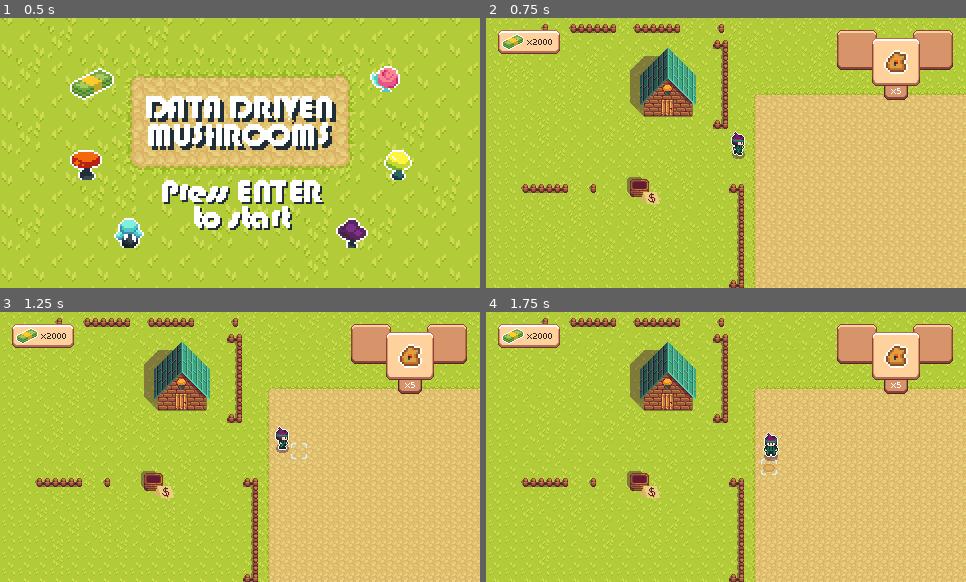
Above: before the commit, frames 1-4 (two rows, left to right).
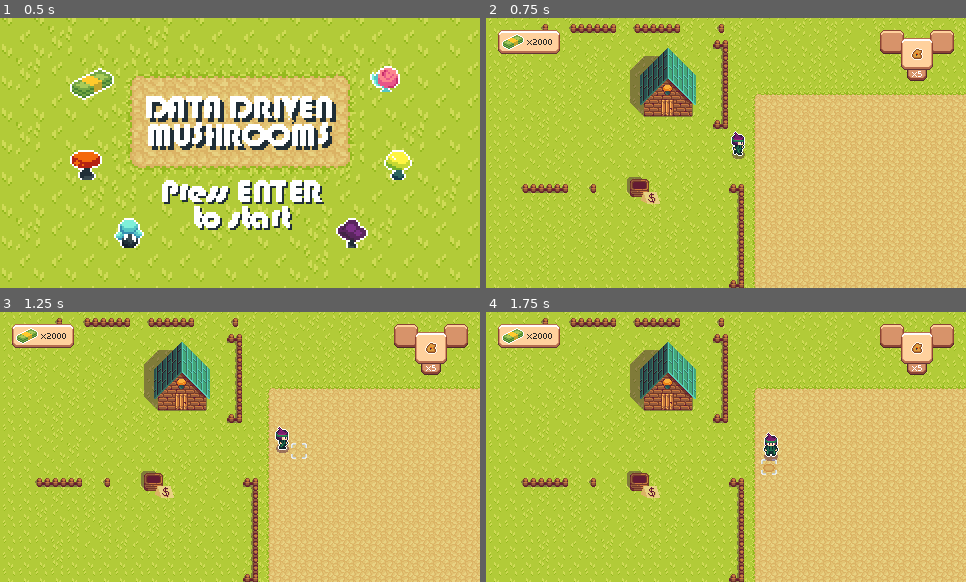
Above: after the commit, the same moments.

Repository: Jukaio/GGJ2024
Game: Godot game, scene res://scenes/main_menu.tscn
Two runs of this game, one before a commit and one after it. Both use one fixed random seed, a clock stepped at 60 frames per second and the inputs below.
Inputs:
- Up to frame 1 (0.5 s): no input
- Up to frame 2 (0.75 s): tap Enter (Start) at 0.5, 0.6 s; hold D (right) from 0.53 s (still down)
- Up to frame 3 (1.25 s): keep holding D (right)
- Up to frame 4 (1.75 s): release D (right) at 1.28 s; hold S (down) from 1.28 s (still down); tap Space (interact) at 1.35 s

Frame 1 is identical in both runs. In frame 2, 3.8% of the frame differs, in the area x 73-98%, y 4-31%; in frame 3, 3.8%; in frame 4, 3.8%.

Commit message:
Testing

Diff:
--- a/scenes/ui_canvas_layer.tscn
+++ b/scenes/ui_canvas_layer.tscn
@@ -166,9 +166,10 @@
 
 [node name="NinePatchRect" type="NinePatchRect" parent="AspectRatioContainer/VBoxContainer/Top Half/HBoxContainer/Top Right/MarginContainer/Panel"]
 layout_mode = 0
-offset_left = 45.0
-offset_right = 85.0
-offset_bottom = 40.0
+offset_left = 88.0
+offset_top = -0.00167847
+offset_right = 112.0
+offset_bottom = 23.9983
 texture = ExtResource("4_sucp4")
 region_rect = Rect2(9, 57, 30, 30)
 patch_margin_left = 4
@@ -177,8 +178,7 @@
 patch_margin_bottom = 4
 
 [node name="Sprite2D" type="Sprite2D" parent="AspectRatioContainer/VBoxContainer/Top Half/HBoxContainer/Top Right/MarginContainer/Panel/NinePatchRect" node_paths=PackedStringArray("counter_label")]
-position = Vector2(20, 20)
-scale = Vector2(2, 2)
+position = Vector2(12, 12)
 texture = ExtResource("5_pqwk4")
 hframes = 4
 vframes = 5
@@ -189,10 +189,10 @@
 [node name="Counter" type="NinePatchRect" parent="AspectRatioContainer/VBoxContainer/Top Half/HBoxContainer/Top Right/MarginContainer/Panel/NinePatchRect"]
 z_index = -1
 layout_mode = 0
-offset_left = 9.0
-offset_top = 30.0
-offset_right = 33.0
-offset_bottom = 54.0
+offset_left = 4.0
+offset_top = 20.0
+offset_right = 20.0
+offset_bottom = 36.0
 texture = ExtResource("4_4nijn")
 region_rect = Rect2(59, 107, 26, 28)
 patch_margin_left = 4
@@ -206,9 +206,8 @@
 anchor_right = 1.0
 anchor_bottom = 1.0
 offset_left = 3.0
-offset_top = 6.0
 offset_right = -1.0
-offset_bottom = -3.0
+offset_bottom = -4.0
 grow_horizontal = 2
 grow_vertical = 2
 theme_override_fonts/font = ExtResource("5_yrnwt")
@@ -219,9 +218,10 @@
 
 [node name="NinePatchRect3" type="NinePatchRect" parent="AspectRatioContainer/VBoxContainer/Top Half/HBoxContainer/Top Right/MarginContainer/Panel"]
 layout_mode = 0
-offset_left = 121.0
-offset_right = 161.0
-offset_bottom = 40.0
+offset_left = 138.0
+offset_top = -0.00167847
+offset_right = 162.0
+offset_bottom = 23.9983
 texture = ExtResource("4_sucp4")
 region_rect = Rect2(9, 57, 30, 30)
 patch_margin_left = 4
@@ -230,8 +230,7 @@
 patch_margin_bottom = 4
 
 [node name="Sprite2D" type="Sprite2D" parent="AspectRatioContainer/VBoxContainer/Top Half/HBoxContainer/Top Right/MarginContainer/Panel/NinePatchRect3" node_paths=PackedStringArray("counter_label")]
-position = Vector2(20, 20)
-scale = Vector2(2, 2)
+position = Vector2(12, 12)
 texture = ExtResource("5_pqwk4")
 hframes = 4
 vframes = 5
@@ -242,10 +241,10 @@
 [node name="Counter" type="NinePatchRect" parent="AspectRatioContainer/VBoxContainer/Top Half/HBoxContainer/Top Right/MarginContainer/Panel/NinePatchRect3"]
 z_index = -1
 layout_mode = 0
-offset_left = 9.0
-offset_top = 30.0
-offset_right = 33.0
-offset_bottom = 54.0
+offset_left = 4.0
+offset_top = 20.0
+offset_right = 20.0
+offset_bottom = 36.0
 texture = ExtResource("4_4nijn")
 region_rect = Rect2(59, 107, 26, 28)
 patch_margin_left = 4
@@ -259,9 +258,8 @@
 anchor_right = 1.0
 anchor_bottom = 1.0
 offset_left = 3.0
-offset_top = 6.0
 offset_right = -1.0
-offset_bottom = -3.0
+offset_bottom = -4.0
 grow_horizontal = 2
 grow_vertical = 2
 theme_override_fonts/font = ExtResource("5_yrnwt")
@@ -272,10 +270,10 @@
 
 [node name="NinePatchRect2" type="NinePatchRect" parent="AspectRatioContainer/VBoxContainer/Top Half/HBoxContainer/Top Right/MarginContainer/Panel"]
 layout_mode = 0
-offset_left = 80.0
-offset_top = 8.0
-offset_right = 128.0
-offset_bottom = 56.0
+offset_left = 109.0
+offset_top = 7.99832
+offset_right = 141.0
+offset_bottom = 39.9983
 texture = ExtResource("4_sucp4")
 region_rect = Rect2(9, 9, 30, 30)
 patch_margin_left = 4
@@ -284,8 +282,7 @@
 patch_margin_bottom = 4
 
 [node name="Sprite2D" type="Sprite2D" parent="AspectRatioContainer/VBoxContainer/Top Half/HBoxContainer/Top Right/MarginContainer/Panel/NinePatchRect2" node_paths=PackedStringArray("counter_label")]
-position = Vector2(24, 24.0003)
-scale = Vector2(2, 2)
+position = Vector2(16, 16)
 texture = ExtResource("5_pqwk4")
 hframes = 4
 vframes = 5
@@ -296,10 +293,10 @@
 [node name="Counter" type="NinePatchRect" parent="AspectRatioContainer/VBoxContainer/Top Half/HBoxContainer/Top Right/MarginContainer/Panel/NinePatchRect2"]
 z_index = -1
 layout_mode = 0
-offset_left = 12.0
-offset_top = 38.0
-offset_right = 36.0
-offset_bottom = 62.0
+offset_left = 6.0
+offset_top = 23.0
+offset_right = 26.0
+offset_bottom = 43.0
 texture = ExtResource("4_4nijn")
 region_rect = Rect2(59, 59, 26, 28)
 patch_margin_left = 4
@@ -313,9 +310,9 @@
 anchor_right = 1.0
 anchor_bottom = 1.0
 offset_left = 3.0
-offset_top = 6.0
+offset_top = 4.5
 offset_right = -1.0
-offset_bottom = -3.0
+offset_bottom = -3.5
 grow_horizontal = 2
 grow_vertical = 2
 theme_override_fonts/font = ExtResource("5_yrnwt")
Not shown: 2 places in scenes/entry_point.tscn that only renumber resources
Not shown: 1 places in scenes/main_menu.tscn that only renumber resources
